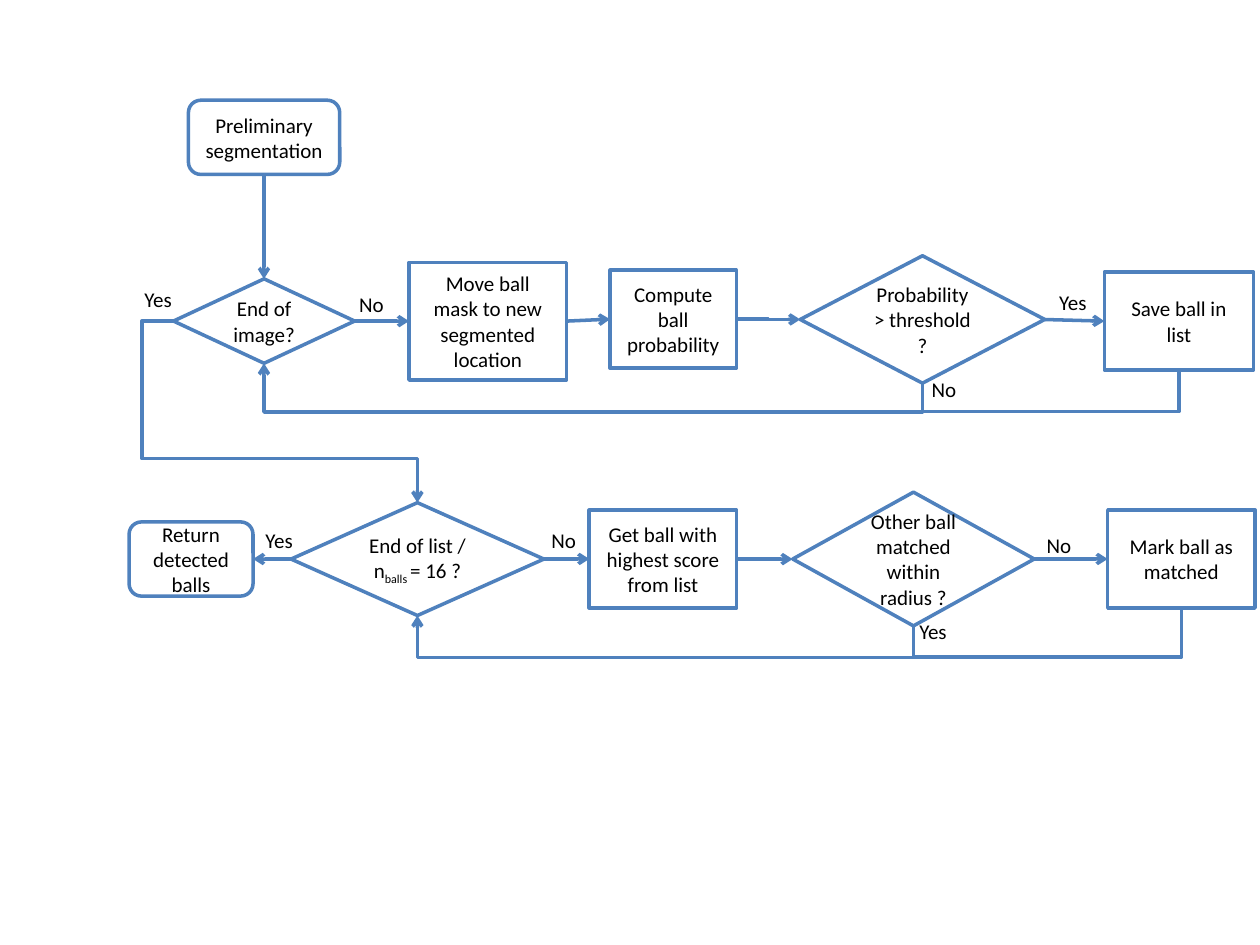
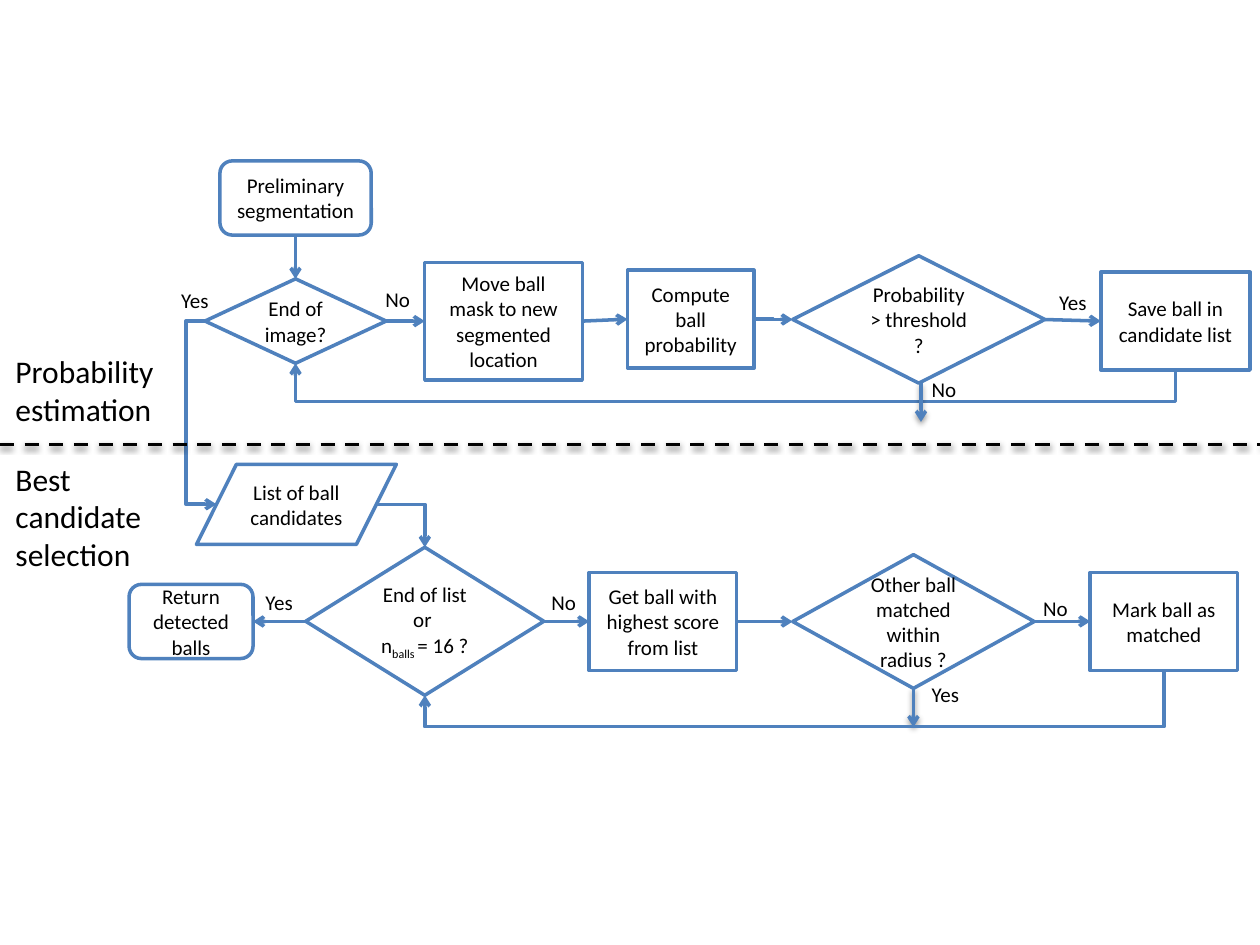
Before and after one commit to baekdahl/hyggekaffe, a slide deck: slide 1 of rapport/images/ballflowchart.pptx. Drawn at 1260x945 pixels with LibreOffice and Linux fonts; fonts in the diff are those of the drawing. Boxes give left, top, right and bottom in pixels: in the first picture for what was removed or moved away, otherwise in the second. Text is boxed around its words. In the diff, an @@ line names an element or a change of style, - is before the commit and + after.

```diff
--- a/rapport/images/ballflowchart.pptx
+++ b/rapport/images/ballflowchart.pptx
@@ rounded rectangle "Preliminary segmentation": place and size @@
-rounded rectangle "Preliminary segmentation" at <box>189,101,340,175</box>
+rounded rectangle "Preliminary segmentation" at <box>220,161,372,236</box>
@@ elbow arrow moved from (265, 174) - (265, 278) to (296, 236) - (296, 278) @@
@@ diamond "Probability > threshold ?": place and size @@
-diamond "Probability > threshold ?" at <box>800,256,1045,383</box>
+diamond "Probability > threshold ?" at <box>793,256,1045,383</box>
@@ text "Yes": place and size @@
-text "Yes" at <box>144,293,171,307</box>
+text "Yes" at <box>181,294,208,308</box>
@@ diamond "End of image?": place and size @@
-diamond "End of image?" at <box>174,278,355,363</box>
+diamond "End of image?" at <box>205,278,387,363</box>
@@ text "No": place and size @@
-text "No" at <box>359,298,384,312</box>
+text "No" at <box>385,293,410,307</box>
@@ elbow arrow moved from (174, 321) - (417, 503) to (205, 321) - (217, 504) @@
@@ arrow moved from (354, 321) - (410, 321) to (386, 321) - (425, 321) @@
@@ 2 rectangles, 1 arrow: place and size @@
-2 rectangles, 1 arrow at <box>410,262,736,379</box>
+2 rectangles, 1 arrow at <box>425,262,753,379</box>
@@ elbow arrow moved from (736, 319) - (800, 320) to (753, 319) - (793, 320) @@
@@ text in rectangle at <box>1119,301,1232,342</box>: text changed @@
-Save ball in list
+Save ball in candidate list
@@ text added at <box>15,361,153,422</box>, 18 pt, text #000000 @@
+Probability
+estimation
@@ elbow arrow moved from (922, 383) - (265, 363) to (1176, 370) - (296, 363) @@
@@ arrow added from (921, 383) to (921, 422), #4F81BD 2 pt @@
@@ elbow line removed from (1179, 370) to (922, 411) @@
@@ line added from (0, 445) to (1260, 445), #000000 2 pt dashed @@
@@ text added at <box>15,470,141,567</box>, 18 pt, text #000000 @@
+Best
+candidate
+selection
@@ flow chart input output added at <box>197,465,397,546</box>, fill #FFFFFF, outline #4F81BD 2 pt, 12 pt, text #000000 @@
+List of ball candidates
@@ elbow arrow added from (377, 504) to (425, 547), #4F81BD 2 pt @@
@@ diamond "End of list or": place and size @@
-diamond "End of list or" at <box>291,503,544,616</box>
+diamond "End of list or" at <box>306,547,544,694</box>
@@ text in diamond at <box>383,587,467,653</box>: text changed @@
-End of list / nballs = 16 ?
+End of list or
+nballs = 16 ?
@@ 2 texts, 1 rounded rectangle: place and size @@
-2 texts, 1 rounded rectangle at <box>129,522,576,596</box>
+2 texts, 1 rounded rectangle at <box>129,585,576,659</box>
@@ text "No": place and size @@
-text "No" at <box>1047,539,1072,560</box>
+text "No" at <box>1043,602,1068,622</box>
@@ rectangle "Mark ball as matched": place and size @@
-rectangle "Mark ball as matched" at <box>1108,510,1255,609</box>
+rectangle "Mark ball as matched" at <box>1090,572,1237,670</box>
@@ elbow arrow moved from (291, 559) - (253, 559) to (306, 621) - (253, 621) @@
@@ 2 elbow arrows, 1 rectangle, 1 diamond: place and size @@
-2 elbow arrows, 1 rectangle, 1 diamond at <box>544,493,1034,626</box>
+2 elbow arrows, 1 rectangle, 1 diamond at <box>544,554,1034,688</box>
@@ elbow line removed from (1182, 609) to (914, 658) @@
@@ elbow arrow moved from (1034, 559) - (1108, 559) to (1034, 621) - (1090, 621) @@
@@ elbow arrow moved from (914, 626) - (417, 616) to (1164, 670) - (425, 696) @@
@@ arrow added from (914, 688) to (914, 727), #4F81BD 2 pt @@
@@ text "Yes": place and size @@
-text "Yes" at <box>919,622,946,639</box>
+text "Yes" at <box>932,688,959,702</box>
```
Also in this commit, not shown: 10 other files.
